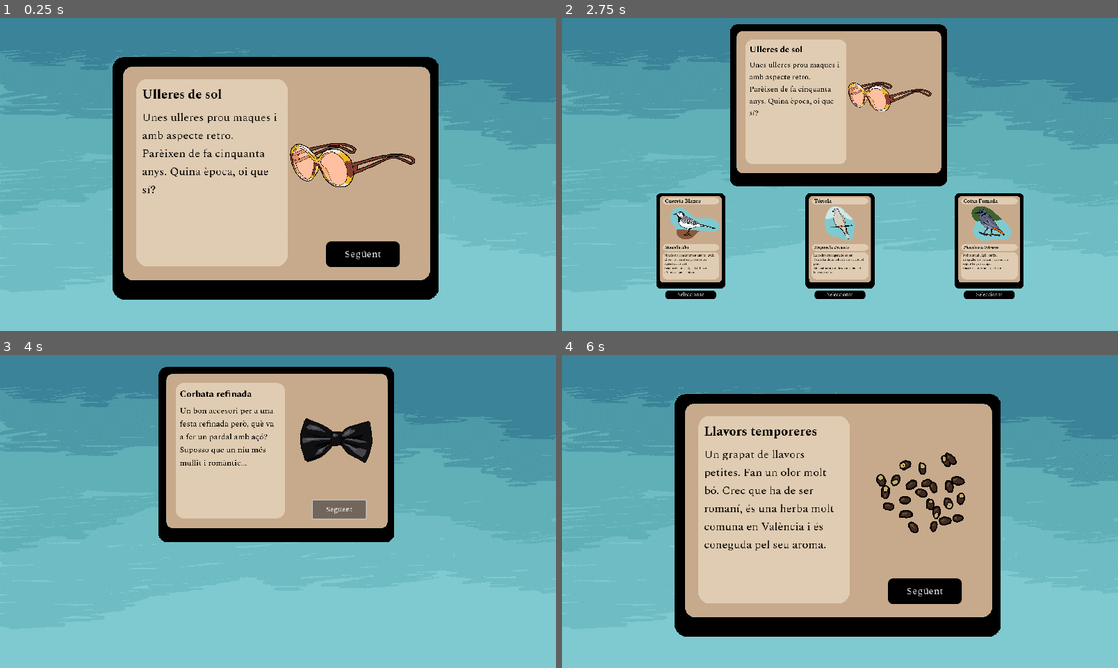
Above: before the commit, frames 1-4 (two rows, left to right).
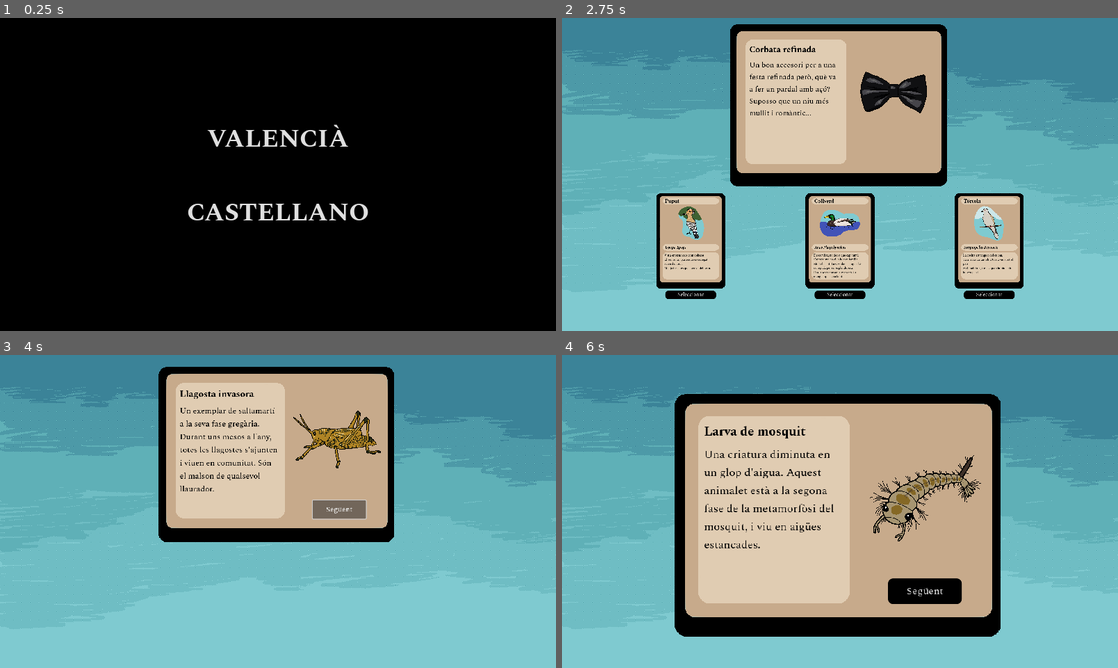
Above: after the commit, the same moments.

Repository: marmaestro/anima-vlc-7
Game: Godot game, scene res://scenes/mundo.tscn
Same seed, same stepped clock (60 frames per second), same inputs: the game is played once before the commit and once after it.
Inputs (mouse positions are in pixels of both pictures, inside the frame that each line leads up to):
- Up to frame 1 (0.25 s): no input
- Up to frame 2 (2.75 s): click (840, 140) at 0.5 s, where only the run after the commit has a clickable "VALENCIÀ"; click (1051, 293) at 1.25 s, where only the run after the commit has a clickable "JUGAR"; click "Següent" at 2 s
- Up to frame 3 (4 s): click "Seleccionar" at 2.75 s; click "Següent" at 3.5 s
- Up to frame 4 (6 s): click "Seleccionar" at 4.25 s; click "Següent" at 5 s; click "Seleccionar" at 5.75 s

The runs differ from the first frame. In frame 1, 91% of the frame differs, in the area x 0-100%, y 0-100%; in frame 2, 3.9%; in frame 3, 2.2%; in frame 4, 3.7%.

Commit message:
arreglado 1er objeto valenciano

Diff:
--- a/aima-vlc-7/scenes/mundo.tscn
+++ b/aima-vlc-7/scenes/mundo.tscn
@@ -1073,7 +1073,6 @@
 
 [node name="Titol" type="Node2D" parent="."]
 unique_name_in_owner = true
-visible = false
 position = Vector2(432, 243)
 script = ExtResource("25_emycy")
 
@@ -1106,7 +1105,6 @@
 text = "JUGAR"
 
 [node name="Traducciones" type="Node2D" parent="."]
-visible = false
 position = Vector2(432, 243)
 script = ExtResource("29_dkbav")
 
--- a/aima-vlc-7/scripts/traducciones.gd
+++ b/aima-vlc-7/scripts/traducciones.gd
@@ -3,6 +3,7 @@
 @onready var titol: Node2D = %Titol
 @onready var traducciones: Node2D = $"."
 @onready var button_sounds: AudioStreamPlayer2D = %ButtonSounds
+@onready var letter: Area2D = %Letter
 
 
 
@@ -19,9 +20,11 @@
 	TranslationServer.set_locale("ca")
 	traducciones.visible=false
 	titol.visible =true
+	letter.generateLetter()
 
 func _on_castellano_pressed() -> void:
 	button_sounds.play()
 	TranslationServer.set_locale("es")
 	traducciones.visible=false
 	titol.visible =true
+	letter.generateLetter()
